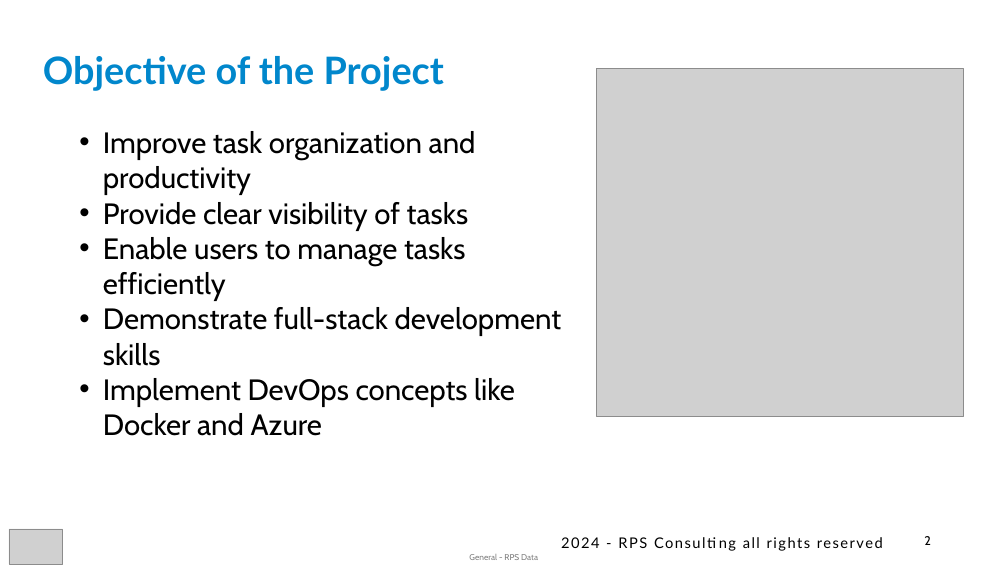
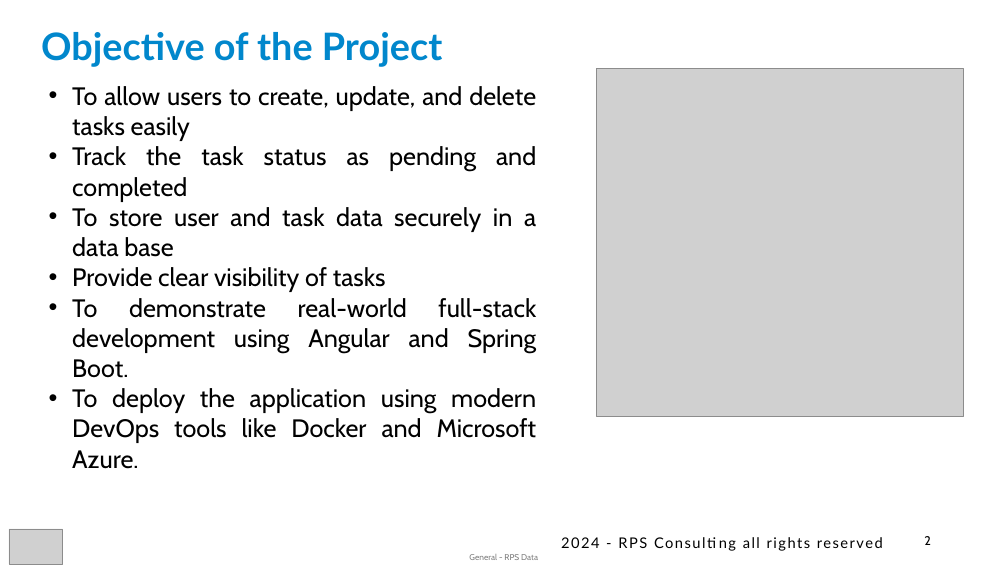
Before and after one commit to varsha21-pr/DoneVia-todo-taskmanager, a slide deck: slide 2 of CP_JAVA_Team 21 PPT.pptx. Drawn at 1008x567 pixels with LibreOffice and Linux fonts; fonts in the diff are those of the drawing; grey boxes stand for pictures. Boxes give left, top, right and bottom in pixels: in the first picture for what was removed or moved away, otherwise in the second. Text is boxed around its words. In the diff, an @@ line names an element or a change of style, - is before the commit and + after.

```diff
--- a/CP_JAVA_Team 21 PPT.pptx
+++ b/CP_JAVA_Team 21 PPT.pptx
@@ text "Objective of the Project": place and size @@
-text "Objective of the Project" at (43,56,444,91)
+text "Objective of the Project" at (41,32,442,67)
@@ text "To allow users to create, ...": place and size @@
-text "To allow users to create, ..." at (103,131,562,436)
+text "To allow users to create, ..." at (72,86,537,469)
@@ text at (72,86,536,257): text changed; size 28 to 24 pt @@
-• Improve task organization and productivity
+• To allow users to create, update, and delete tasks easily
+• Track the task status as pending and completed
+• To store user and task data securely in a data base
@@ text at (72,267,386,292): size 28 to 24 pt in "Provide clear visibility of tasks"; alignment left to justified @@
@@ text at (72,298,537,469): text changed; size 28 to 24 pt @@
-• Enable users to manage tasks efficiently
-• Demonstrate full-stack development skills
-• Implement DevOps concepts like Docker and Azure
+• To demonstrate real-world full-stack development using Angular and Spring Boot.
+• To deploy the application using modern DevOps tools like Docker and Microsoft Azure.
```
Also in this commit, not shown: 6 other slides changed.
